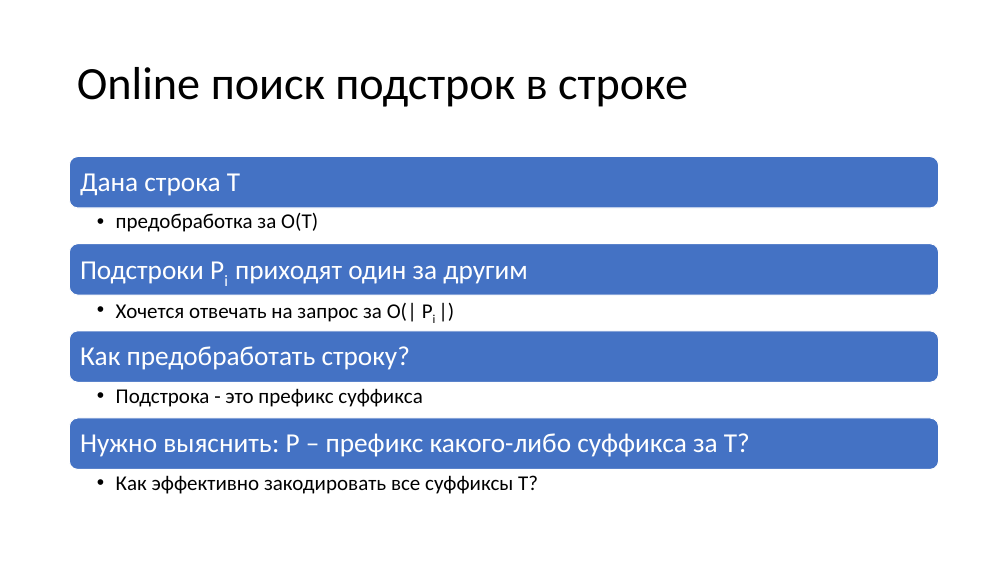
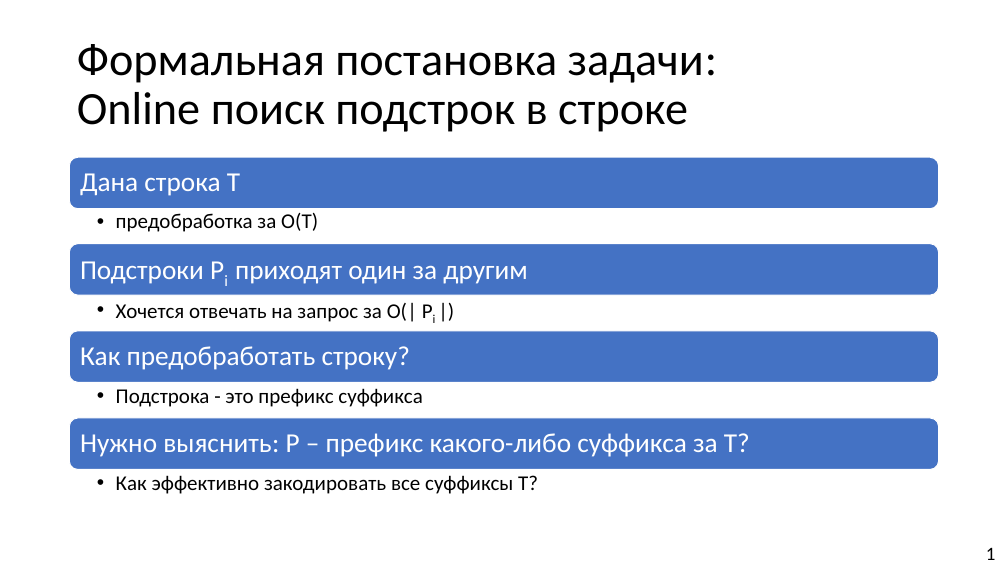
Before and after one commit to Pompon-Den/Suff-Tree-Algorithm-Ykkonen, a slide deck: slide 2 of Algorithm Ykkonena.pptx. Drawn at 1008x567 pixels with LibreOffice and Linux fonts; fonts in the diff are those of the drawing. Boxes give left, top, right and bottom in pixels: in the first picture for what was removed or moved away, otherwise in the second. Text is boxed around its words. In the diff, an @@ line names an element or a change of style, - is before the commit and + after.

```diff
--- a/Algorithm Ykkonena.pptx
+++ b/Algorithm Ykkonena.pptx
@@ title at <box>77,44,717,132</box>: text changed @@
-Online поиск подстрок в строке
+Формальная постановка задачи:
+Online поиск подстрок в строке
@@ text added at <box>986,547,996,560</box>, 18 pt, text #000000 @@
+1
```
Also in this commit, not shown: 11 other slides changed, 1 slide added, 16 other files.
